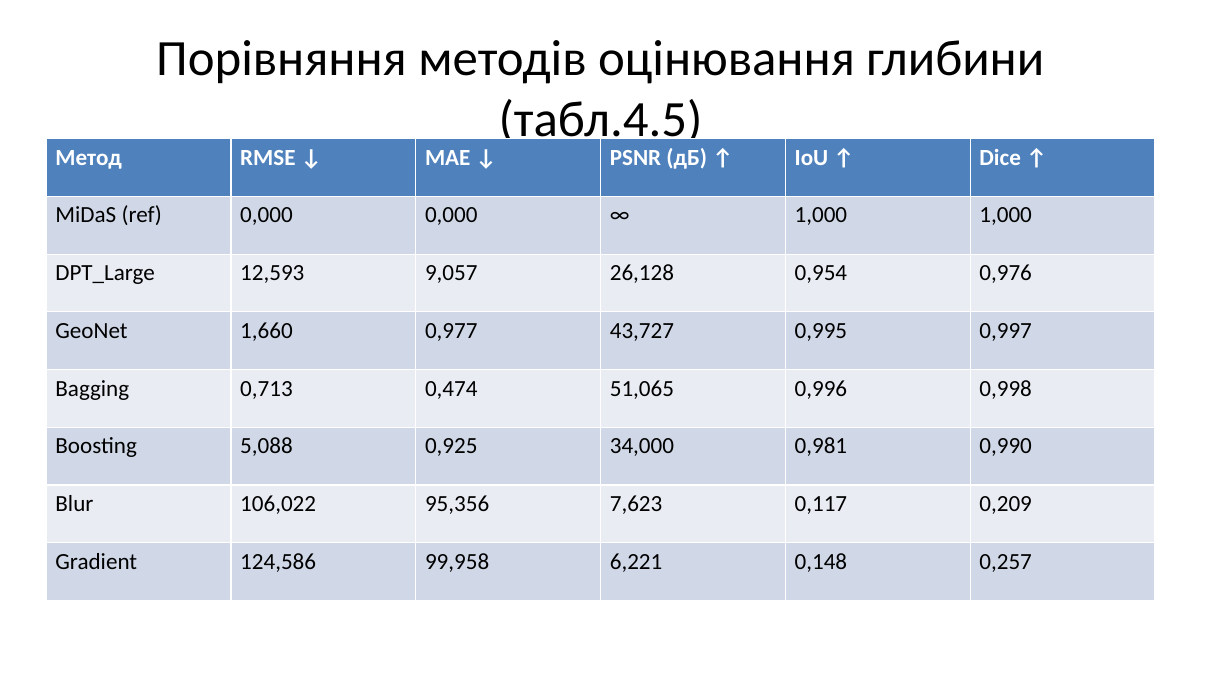
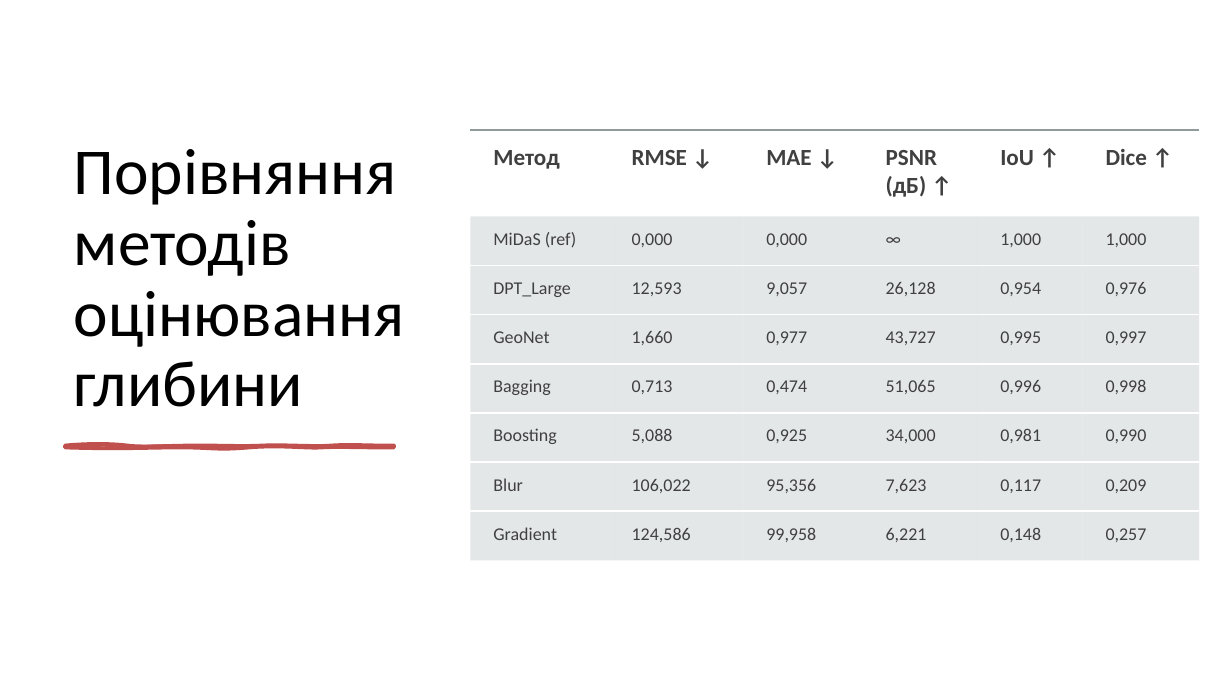
Before and after one commit to ly0wenka/dis_f, a slide deck: slide 34 of dissertation_Kondratov_full_37slides.pptx. Drawn at 1232x693 pixels with LibreOffice and Linux fonts; fonts in the diff are those of the drawing. Boxes give left, top, right and bottom in pixels: in the first picture for what was removed or moved away, otherwise in the second. Text is boxed around its words. In the diff, an @@ line names an element or a change of style, - is before the commit and + after.

```diff
--- a/dissertation_Kondratov_full_37slides.pptx
+++ b/dissertation_Kondratov_full_37slides.pptx
@@ title "Порівняння методів оцінювання глибини" at [74,149,405,407]: vertical alignment middle to bottom @@
@@ title at [74,149,405,407]: text changed; size 39.6 to 51 pt @@
-Порівняння методів оцінювання глибини (табл.4.5)
+Порівняння методів оцінювання глибини
@@ table at [470,129,1200,560] @@
@@ fill #4F81BD to none in row 1 @@
@@ fill #D0D8E8 to #B4BCBE at 35% opacity in 24 cells @@
@@ fill #E9EDF4 to #B4BCBE at 35% opacity in 18 cells @@
@@ text colour #FFFFFF to #404040 in "Метод", "RMSE ↓", "MAE ↓", "PSNR (дБ) ↑" and 2 more places @@
@@ size 18 to 14 pt, text colour #000000 to #404040 in "MiDaS (ref)", "0,000", "0,000", "∞" and 38 more places @@
@@ borders changed @@
@@ table: place and size @@
-table at [46,139,1155,601]
+table at [470,129,1200,560]
@@ freeform shape added at [65,445,394,447], fill #C0504D, outline #C0504D 3 pt @@
```
Also in this commit, not shown: 36 other slides changed, 1 other file.
